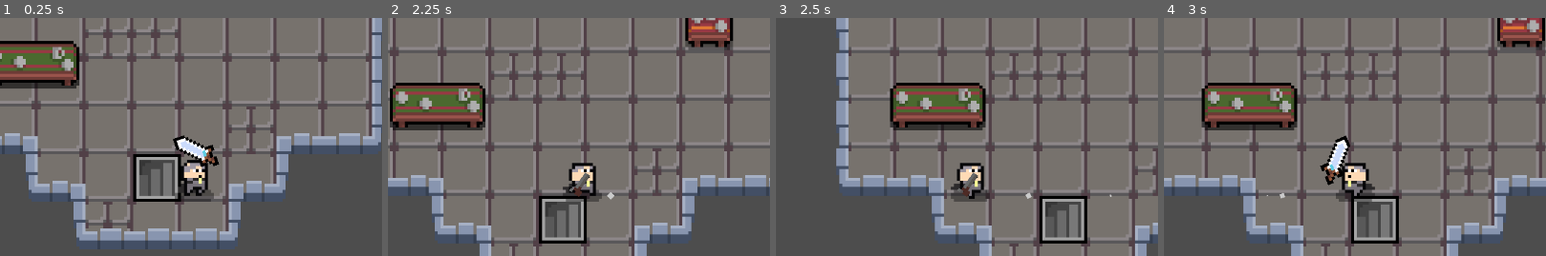
Above: before the commit, frames 1-4 (left to right).
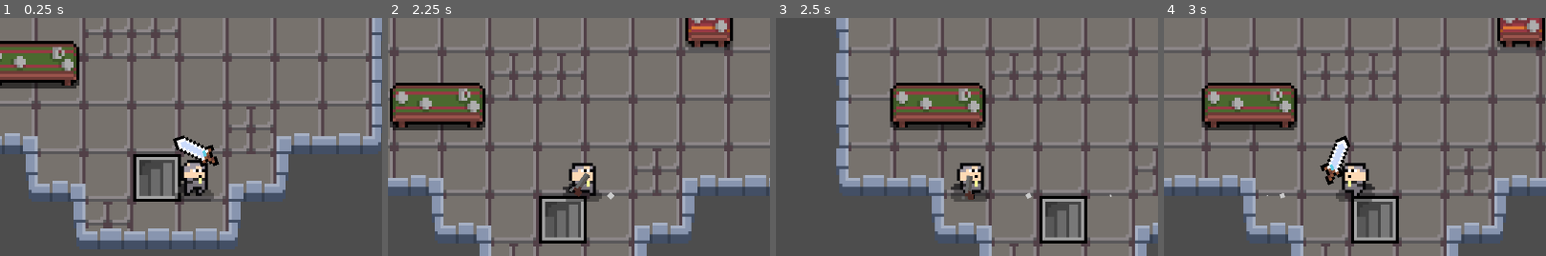
Above: after the commit, the same moments.

Repository: KrogSith/Holy_Quest
Game: Godot game, scene res://Scenes/game.tscn
Same seed, same stepped clock (60 frames per second), same inputs: the game is played once before the commit and once after it.
Inputs (mouse positions are % of the whole screen's width and height, from its top left):
- Up to frame 1 (0.25 s): no input
- Up to frame 2 (2.25 s): move the mouse to (72, 45) at 0.52 s; hold D (move_right) 0.53-2.03 s; click (72, 45) at 0.6 s; tap W (move_up) at 0.77, 1.52 s; tap Enter at 1.25 s; move the mouse to (30, 55) at 1.27 s; click (30, 55) at 1.35 s; move the mouse to (60, 28) at 2.02 s; hold A (move_left) from 2.03 s (still down); hold 2 from 2.03 s (still down)
- Up to frame 3 (2.5 s): keep holding A (move_left); keep holding 2; click (60, 28) at 2.3 s
- Up to frame 4 (3 s): move the mouse to (45, 70) at 2.77 s; release A (move_left) at 2.78 s; release 2 at 2.78 s; hold D (move_right) from 2.78 s (still down); tap 1 at 2.85 s
The pictures show only the part of the screen within x 25-75%, y 16-66%; the shares and areas given below are measured in that part.

Frames 1-2 are identical in both runs. In frame 3, 0.2% of the frame differs, in the area x 47-53%, y 64-77%; in frame 4, nothing differs.

Commit message:
added recoil for shotgun

Diff:
--- a/Scenes/Characters/Enemies/enemy_slime.tscn
+++ b/Scenes/Characters/Enemies/enemy_slime.tscn
@@ -120,6 +120,7 @@
 avoidance_enabled = true
 radius = 6.0
 max_speed = 50.0
+debug_enabled = true
 
 [node name="AnimatedSprite2D" type="AnimatedSprite2D" parent="."]
 sprite_frames = SubResource("SpriteFrames_2d7he")
--- a/Scenes/Characters/player.tscn
+++ b/Scenes/Characters/player.tscn
@@ -154,6 +154,7 @@
 
 [node name="DustParticles" type="CPUParticles2D" parent="."]
 position = Vector2(0, 6)
+emitting = false
 amount = 2
 lifetime = 0.5
 randomness = 1.0
--- a/Scenes/Levels/EndRooms/end_room_1.tscn
+++ b/Scenes/Levels/EndRooms/end_room_1.tscn
@@ -11,6 +11,7 @@
 size = Vector2(8, 30.188)
 
 [node name="EndRoom1" type="Node2D"]
+y_sort_enabled = true
 script = ExtResource("1_mteme")
 
 [node name="TileMap" parent="." instance=ExtResource("1_4t7ok")]
--- a/Scenes/Objects/Weapons/weapon_db_shotgun.tscn
+++ b/Scenes/Objects/Weapons/weapon_db_shotgun.tscn
@@ -40,6 +40,66 @@
 collision_friction = 0.0
 collision_bounce = 1.0
 
+[sub_resource type="Animation" id="Animation_1tbh8"]
+resource_name = "Shot"
+tracks/0/type = "value"
+tracks/0/imported = false
+tracks/0/enabled = true
+tracks/0/path = NodePath("Sprite2D:offset")
+tracks/0/interp = 1
+tracks/0/loop_wrap = true
+tracks/0/keys = {
+"times": PackedFloat32Array(0, 0.05, 0.75),
+"transitions": PackedFloat32Array(1, 1, 1),
+"update": 0,
+"values": [Vector2(0, 0), Vector2(-1.5, 0), Vector2(0, 0)]
+}
+tracks/1/type = "value"
+tracks/1/imported = false
+tracks/1/enabled = true
+tracks/1/path = NodePath("Sprite2D:rotation")
+tracks/1/interp = 1
+tracks/1/loop_wrap = true
+tracks/1/keys = {
+"times": PackedFloat32Array(0, 0.05, 0.75),
+"transitions": PackedFloat32Array(1, 1, 1),
+"update": 0,
+"values": [0.0, -0.610865, 0.0]
+}
+
+[sub_resource type="Animation" id="Animation_sk2g8"]
+length = 0.001
+tracks/0/type = "value"
+tracks/0/imported = false
+tracks/0/enabled = true
+tracks/0/path = NodePath("Sprite2D:offset")
+tracks/0/interp = 1
+tracks/0/loop_wrap = true
+tracks/0/keys = {
+"times": PackedFloat32Array(0),
+"transitions": PackedFloat32Array(1),
+"update": 0,
+"values": [Vector2(0, 0)]
+}
+tracks/1/type = "value"
+tracks/1/imported = false
+tracks/1/enabled = true
+tracks/1/path = NodePath("Sprite2D:rotation")
+tracks/1/interp = 1
+tracks/1/loop_wrap = true
+tracks/1/keys = {
+"times": PackedFloat32Array(0),
+"transitions": PackedFloat32Array(1),
+"update": 0,
+"values": [0.0]
+}
+
+[sub_resource type="AnimationLibrary" id="AnimationLibrary_qge4y"]
+_data = {
+"RESET": SubResource("Animation_sk2g8"),
+"Shot": SubResource("Animation_1tbh8")
+}
+
 [node name="Weapon_DB_Shotgun" type="Node2D"]
 position = Vector2(0, 2)
 script = ExtResource("1_28642")
@@ -48,7 +108,7 @@
 texture = ExtResource("1_774vs")
 metadata/_edit_lock_ = true
 
-[node name="Marker2D" type="Marker2D" parent="."]
+[node name="Marker2D" type="Marker2D" parent="Sprite2D"]
 position = Vector2(4, 0)
 metadata/_edit_lock_ = true
 
@@ -70,3 +130,8 @@
 process_material = SubResource("ParticleProcessMaterial_fvdqo")
 lifetime = 0.5
 explosiveness = 1.0
+
+[node name="AnimationPlayer" type="AnimationPlayer" parent="."]
+libraries = {
+"": SubResource("AnimationLibrary_qge4y")
+}
--- a/Scripts/Objects/Weapones/weapon_db_shotgun.gd
+++ b/Scripts/Objects/Weapones/weapon_db_shotgun.gd
@@ -36,7 +36,8 @@
 	for i in range(4):
 		var bullet = Bullet.instantiate()
 		get_tree().current_scene.add_child(bullet)
-		bullet.global_transform = $Marker2D.global_transform
+		bullet.global_transform = $Sprite2D/Marker2D.global_transform
+	$AnimationPlayer.play("Shot")
 	$ShootSound.play()
 	$GPUParticles2D.emitting = true
 	await get_tree().create_timer(0.25).timeout
Not shown: 1 places in Scenes/Objects/Weapons/weapon_db_shotgun.tscn that only renumber resources
